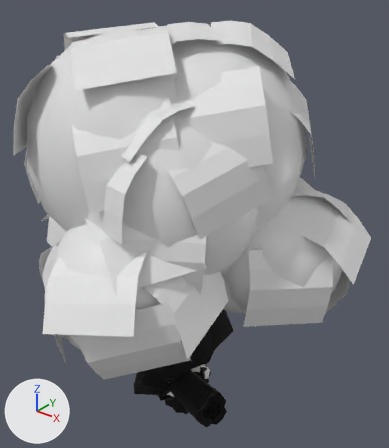
The FBX model Assets/Model/Level0/Env_Level0.fbx, before and after one commit.
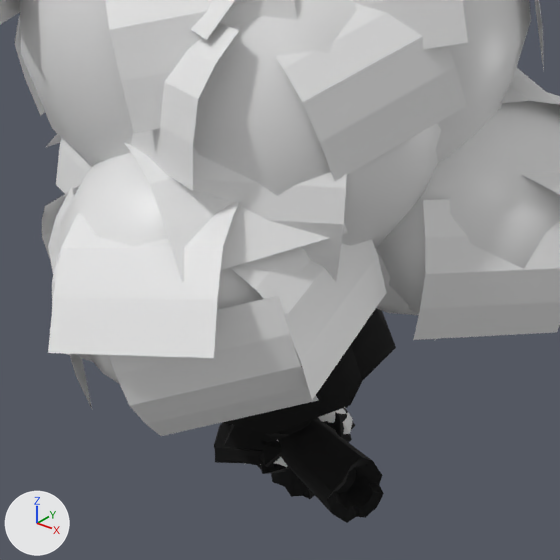
Old and new are each drawn whole from a 50 mm lens placed at (127.8, -143.2, 165.6), pointed at (11.9, 1.6, 75.8) and again close up on the part from 4% to 83% of the width and 31% to 100% of the height. Arrows for +X, +Y and +Z are at lower left; the lights stay in place. Where no turn or scale is listed for an object, it has been applied to the vertices.

The older version as bpy lines, for what is in view:
```python
ob_circle_001 = bpy.data.objects.new('Circle.001', me_circle_006)
ob_circle_001.location = (1.9, 2.0, 0.0)
ob_circle_004 = bpy.data.objects.new('Circle.004', me_circle_008)
ob_circle_004.location = (4.6, 1.3, 0.9)
ob_circle_005 = bpy.data.objects.new('Circle.005', me_circle_005)
ob_circle_005.location = (3.8, -3.3, -0.3)
ob_circle_005.rotation_euler = (1.479, -0.105, 3.045)  # degrees (85, -6, 174)
ob_circle_005.scale = (21.8, 21.8, 21.8)
ob_circle_007 = bpy.data.objects.new('Circle.007', me_circle_010)
ob_circle_007.location = (0.9, -4.7, -0.4)
ob_circle_009 = bpy.data.objects.new('Circle.009', me_circle_011)
ob_circle_009.location = (2.9, -3.5, -0.3)
ob_cube_006 = bpy.data.objects.new('Cube.006', me_cube_010)
ob_cube_006.location = (2.7, -4.8, -0.4)
ob_cube_023 = bpy.data.objects.new('Cube.023', me_cube_015)
ob_cube_023.location = (5.1, -3.7, -0.5)
ob_cube_024 = bpy.data.objects.new('Cube.024', me_cube_016)
ob_cube_024.location = (2.5, 5.6, -0.4)
ob_plane = bpy.data.objects.new('Plane', me_plane_004)
ob_plane.location = (-0.9, 1.5, 0.2)
# also in view: 'Circle.011' at (17.8, 0.1, 73.0); 'Circle.008' at (-0.5, -18.6, 73.2); 'Circle.003' at (-1.5, -0.7, 0.2)
```
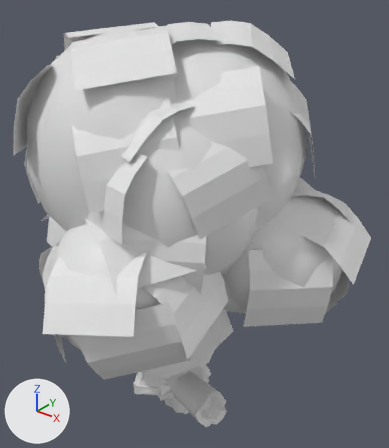
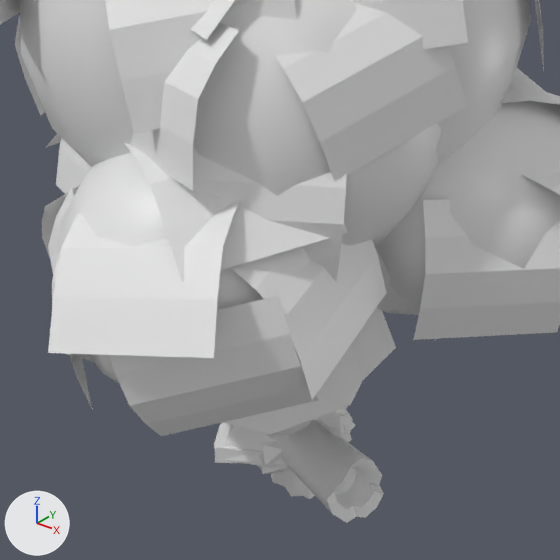
Location of each change, [x1, y1, x2, y2] in pixels of the close-ups (560 x 560 px):
part 1 of me_cube_016, recoloured (black to white): [327, 412, 347, 437] in both
part 2 of me_circle_008, recoloured (black to white): [271, 471, 315, 499] in both
part 3 of me_cube_010, recoloured (black to white): [259, 441, 282, 467] in both
part 4 of me_circle_010, recoloured (black to white): [221, 345, 362, 463] in both
part 5 of me_circle_006, recoloured (black to white): [351, 308, 396, 381] in both
part 6 of me_cube_015, recoloured (black to white): [260, 421, 352, 474] in both
part 7 of me_plane_004, recoloured (black to white): [215, 406, 348, 467] in both
part 8 of me_circle_011, recoloured (black to white): [266, 419, 313, 441] in both
part 9 of me_circle_009, recoloured (black to white): [214, 419, 384, 523] in both

Edits to the bpy script that builds the scene:
```text
Change me_plane_004:
    where me_plane_004.from_pydata(...)  # 120 vertices, 108 faces; spans x -21.0..20.2, y -22.0..18.6, z -3.7..6.1
    used by ob_plane; location = (-0.9, 1.5, 0.2)
    me_plane_004 part 7: all 39 faces that had it switch from mat_line (black #000000) to mat_brick (white #e7e7e7)
Change me_cube_016:
    where me_cube_016.from_pydata(...)  # 34 vertices, 34 faces; spans x -14.5..13.4, y -11.8..9.8, z -4.5..8.8
    used by ob_cube_024; location = (2.5, 5.6, -0.4)
    me_cube_016 part 1: all 14 faces that had it switch from mat_line (black #000000) to mat_stones (white #e7e7e7)
Change me_cube_010:
    where me_cube_010.from_pydata(...)  # 34 vertices, 34 faces; spans x -11.0..8.5, y -10.5..11.6, z -2.2..7.2
    used by ob_cube_006; location = (2.7, -4.8, -0.4)
    me_cube_010 part 3: all 14 faces that had it switch from mat_line (black #000000) to mat_stones (white #e7e7e7)
Change me_circle_011:
    where me_circle_011.from_pydata(...)  # 188 vertices, 176 faces; spans x -9.3..10.3, y -11.8..12.3, z -1.9..13.7
    used by ob_circle_009; location = (2.9, -3.5, -0.3)
    me_circle_011 part 8: all 81 faces that had it switch from mat_line (black #000000) to mat_wood (white #e7e7e7)
Change me_circle_010:
    where me_circle_010.from_pydata(...)  # 256 vertices, 268 faces; spans x -23.3..25.2, y -24.3..24.1, z -1.1..121.4
    used by ob_circle_007; location = (0.9, -4.7, -0.4)
    me_circle_010 part 4: all 114 faces that had it switch from mat_line (black #000000) to mat_fir (white #e7e7e7)
Change me_cube_015:
    where me_cube_015.from_pydata(...)  # 30 vertices, 31 faces; spans x -12.2..8.6, y -10.7..18.5, z -8.9..6.6
    used by ob_cube_023; location = (5.1, -3.7, -0.5)
    me_cube_015 part 6: all 12 faces that had it switch from mat_line (black #000000) to mat_stones (white #e7e7e7)
Change me_circle_006:
    where me_circle_006.from_pydata(...)  # 256 vertices, 268 faces; spans x -23.9..22.2, y -21.2..25.1, z 0.1..122.1
    used by ob_circle_001; location = (1.9, 2.0, 0.0)
    me_circle_006 part 5: all 114 faces that had it switch from mat_line (black #000000) to mat_fir (white #e7e7e7)
Change me_circle_009:
    where me_circle_009.from_pydata(...)  # 328 vertices, 298 faces; spans x -35.6..38.0, y -16.6..18.4, z -10.4..10.4
    used by ob_circle_003; location = (-2.7, -1.6, 0.2)
    me_circle_009 part 9: all 143 faces that had it switch from mat_line (black #000000) to mat_wood (white #e7e7e7)
Change me_circle_008:
    where me_circle_008.from_pydata(...)  # 296 vertices, 276 faces; spans x -11.9..6.4, y -7.0..12.9, z -24.1..18.2
    used by ob_circle_004; location = (4.6, 1.3, 0.9)
    me_circle_008 part 2: all 125 faces that had it switch from mat_line (black #000000) to mat_wood (white #e7e7e7)
```
